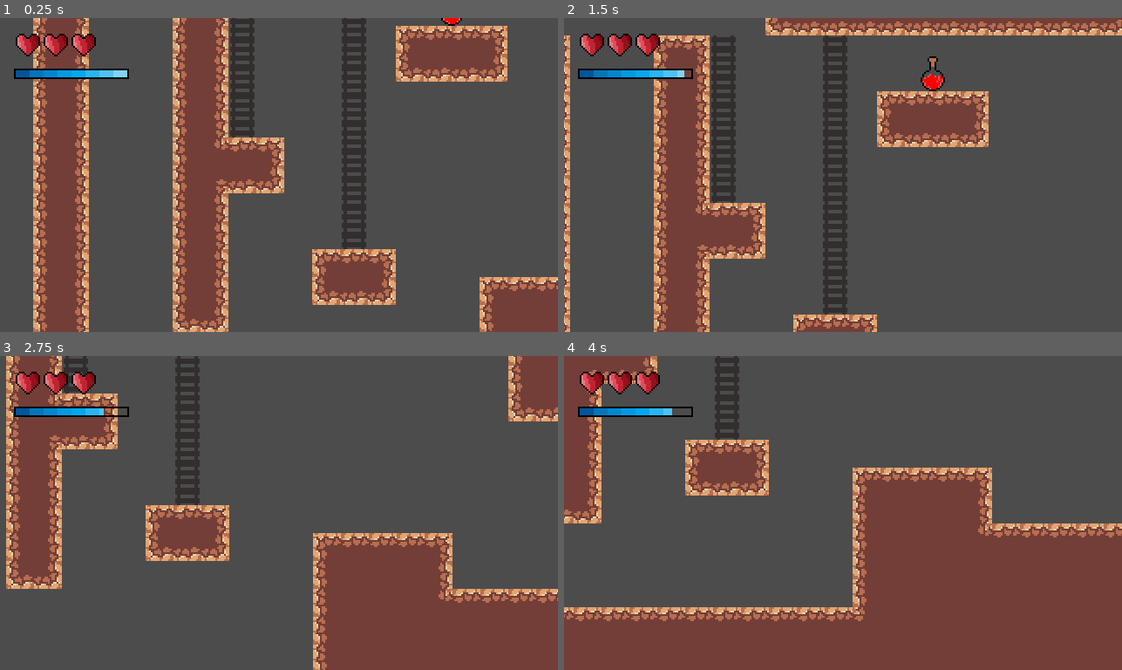
Above: before the commit, frames 1-4 (two rows, left to right).
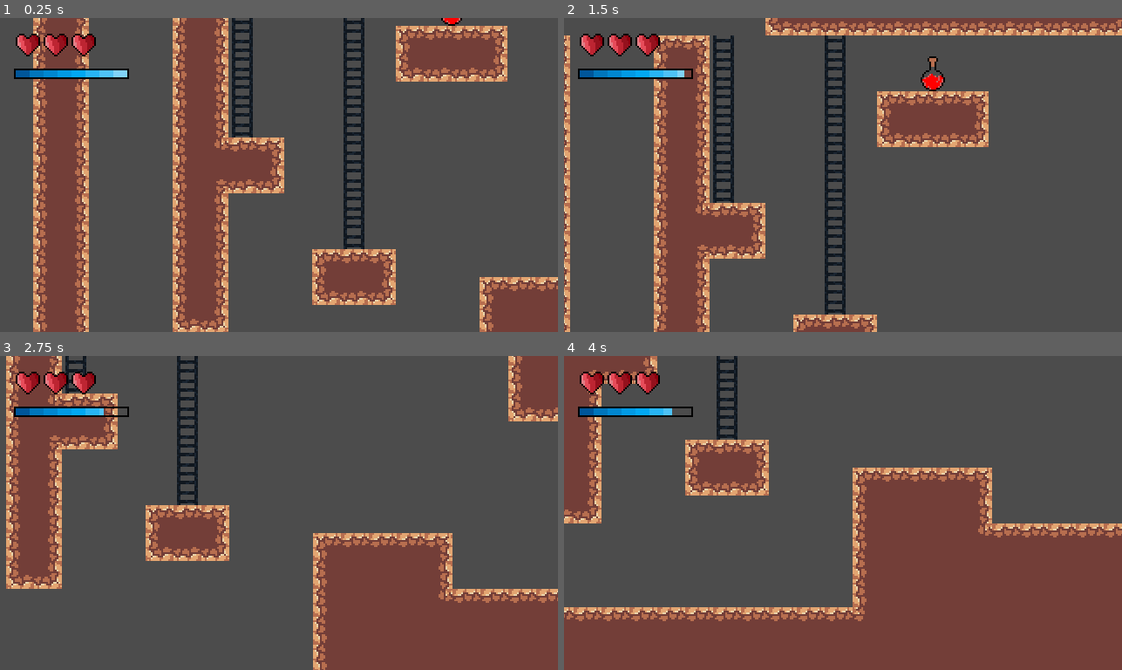
Above: after the commit, the same moments.

Repository: debobrad579/Labyrinth
Game: Godot game, scene res://Main.tscn
Same seed, same stepped clock (60 frames per second), same inputs: the game is played once before the commit and once after it.
Inputs (mouse positions are in pixels of both pictures, inside the frame that each line leads up to):
- Up to frame 1 (0.25 s): no input
- Up to frame 2 (1.5 s): move the mouse to (965, 159) at 0.52 s; hold D (walk_right_p1) from 0.53 s (still down); click (965, 159) at 0.6 s; tap Space (jump_p1) at 0.77 s; move the mouse to (731, 190) at 1.27 s; right-click (731, 190) at 1.35 s
- Up to frame 3 (2.75 s): tap Space (jump_p1) at 1.52 s; move the mouse to (334, 443) at 2.02 s; release D (walk_right_p1) at 2.03 s; hold A (walk_left_p1) from 2.03 s (still down); tap F (dash_p1) at 2.1 s
- Up to frame 4 (4 s): move the mouse to (815, 575) at 2.77 s; release A (walk_left_p1) at 2.78 s; hold D (walk_right_p1) from 2.78 s (still down); tap Shift (dash_p2) at 2.85 s; tap Space (jump_p1) at 3.02, 3.77 s; move the mouse to (1010, 560) at 3.52 s; tap Down (down_p2) at 3.6 s

The runs differ from the first frame. In frame 1, 3.6% of the frame differs, in the area x 41-66%, y 0-74%; in frame 2, 4.6%, in the area x 26-51%, y 5-95%; in frame 3, 1.8%; in frame 4, 0.9%.

Commit message:
Added new ladder sprite.

Diff:
--- a/Objects/Ladder.tscn
+++ b/Objects/Ladder.tscn
@@ -1,6 +1,6 @@
 [gd_scene load_steps=3 format=2]
 
-[ext_resource path="res://Graphics/Ladder v1.0.png" type="Texture" id=1]
+[ext_resource path="res://Graphics/Ladder.png" type="Texture" id=1]
 [ext_resource path="res://Objects/Ladder.gd" type="Script" id=2]
 
 [node name="Ladder" type="Area2D"]
Binary file removed: Graphics/Ladder v1.0.png
Binary file added: Graphics/Ladder.png
Not shown, changed: Graphics/Ladder.png.import
